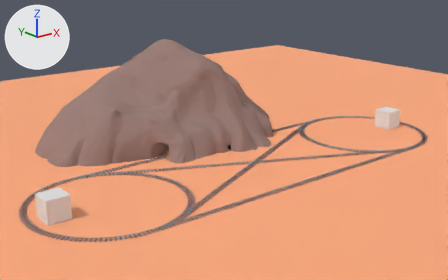
One commit to the FBX model blender/map.fbx: the scene before it, then after it.
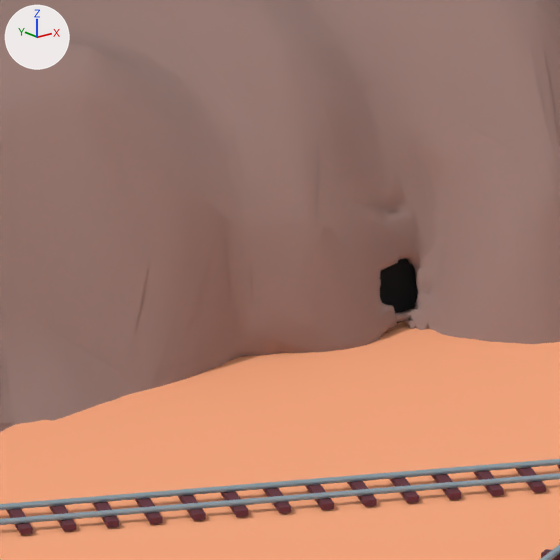
There are two pictures of each version: one whole from a camera (50 mm lens) standing at (-38.12, -42.75, 20.17) and looking at (-0.51, 4.26, 1.36), one close up on the part from 44% to 54% of the width and 44% to 61% of the height. Arrows for +X, +Y and +Z are at upper left; the lights stay in place. Where no turn or scale is listed for an object, it has been applied to the vertices.

The first close-up shows 'CrossTrack2', 'Floor', 'Mountain', 'Plane'.
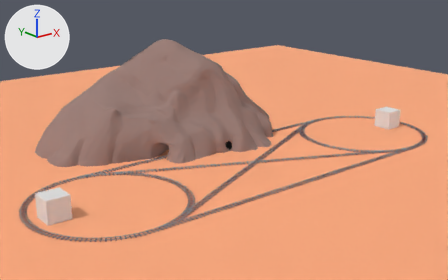
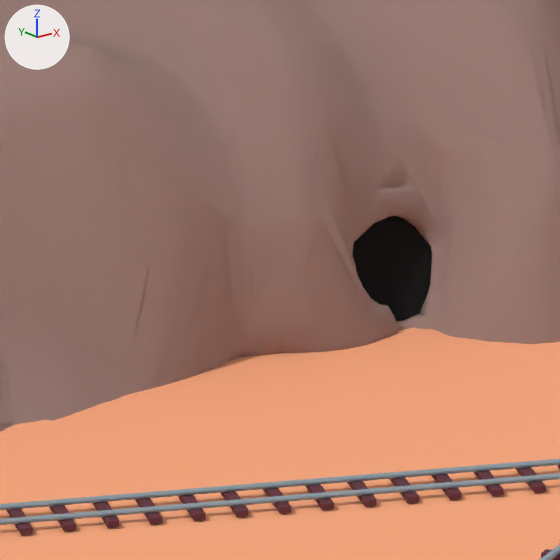
Boxes [x1, y1, x2, y2] around the edits, measured in the close-ups (560 x 560 px; the box of a moved part takes in the faces that stretch with it):
'Plane', moved, turned: before [380, 258, 418, 323]; after [352, 216, 432, 321]
part 1 of me_plane_002, moved or reshaped: before [304, 0, 550, 345]; after [302, 0, 550, 345]

What the commit changed:
me_plane_002 has 26343 vertices, 7449 faces and spans x -16.9..15.3, y 2.4..17.2, z -1.6..10.3.
me_plane_002 is used by ob_mountain; location (0.0, 0.0, 0.0).
me_plane_002 part 1: 333 of 26343 vertices moved; they spanned x -0.4..1.0, y 4.3..5.2, z -0.1..1.5 and now span x -0.5..1.1, y 4.3..5.2, z -0.1..1.6; mean shift (0.0, 0.0, 0.1); largest move (0.4, 4.5, 0.7) -> (0.4, 4.7, 1.1).
Object 'Plane' (ob_plane) moves from (0.453, 4.577, 0.095) to (0.453, 4.465, 0.095).
Object 'Plane' (ob_plane) turns from (80, 0, 0) to (66, 2.1, -10) degrees about x, y and z.
